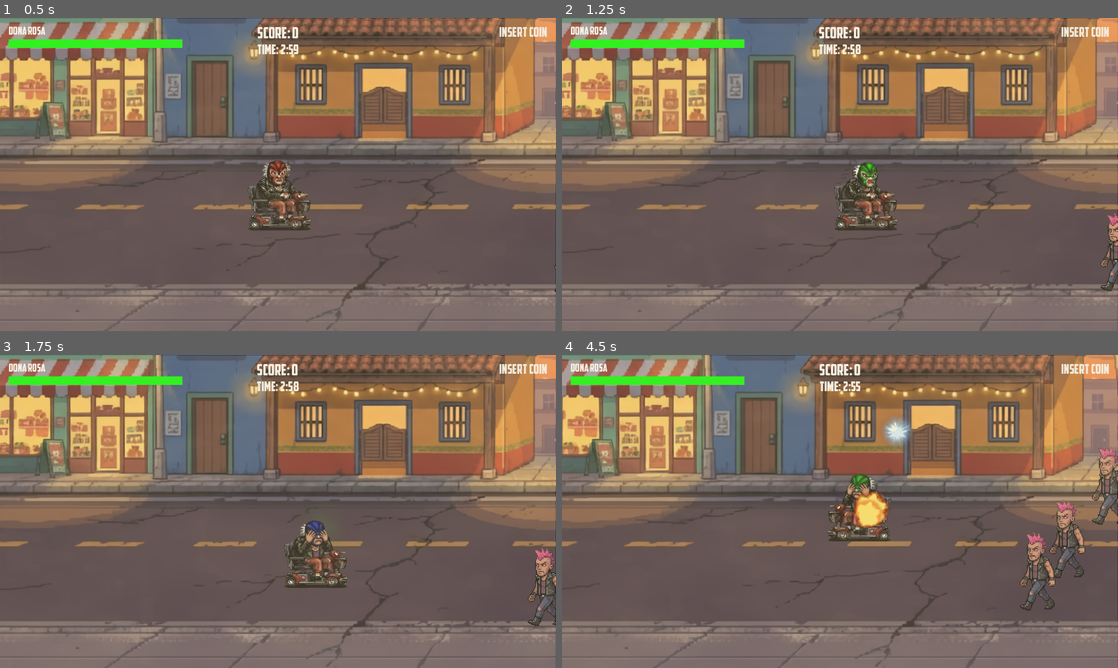
Above: before the commit, frames 1-4 (two rows, left to right).
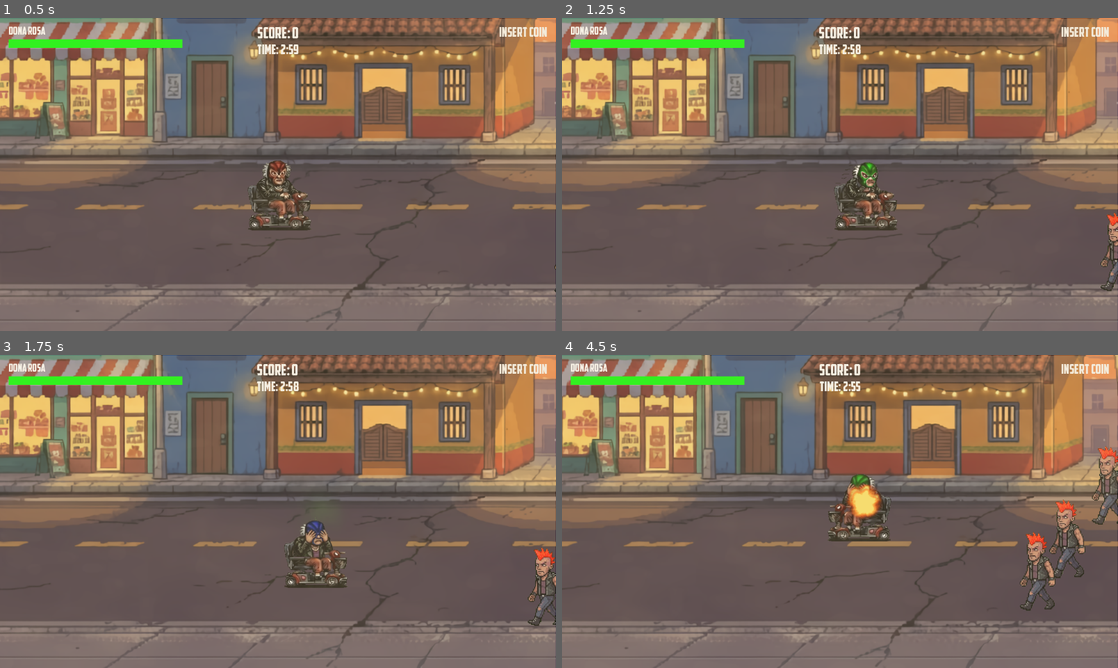
Above: after the commit, the same moments.

Repository: BIMInternational/GGJ2026
Game: Godot game, scene res://src/scenes/levels/level_01.tscn
The game is run twice, just before and just after one commit, with the same random seed, the same clock (stepped at 60 frames per second) and the same inputs. Sound files missing from this copy of the repository are replaced by a short silence.
Inputs (mouse positions are in pixels of both pictures, inside the frame that each line leads up to):
- Up to frame 1 (0.5 s): no input
- Up to frame 2 (1.25 s): tap Enter (ui_accept) at 0.5 s; move the mouse to (962, 158) at 0.52 s; hold D (move_right) from 0.53 s (still down); tap Q (attack) at 0.6 s; click (962, 158) at 0.67 s; tap Space (jump) at 0.77 s
- Up to frame 3 (1.75 s): move the mouse to (166, 527) at 1.27 s; release D (move_right) at 1.28 s; hold S (move_down) from 1.28 s (still down); tap E (action) at 1.35 s; tap Space (jump) at 1.52 s; tap Q (attack) at 1.55 s
- Up to frame 4 (4.5 s): move the mouse to (895, 442) at 2.02 s; release S (move_down) at 2.03 s; hold D (move_right) 2.03-2.78 s; tap Q (attack) at 2.1, 3.05, 3.8, 4.35 s; move the mouse to (812, 574) at 2.77 s; hold W (move_up) 2.78-3.53 s; tap Shift (dash) at 2.85 s; click (812, 574) at 2.92 s; tap Space (jump) at 3.02, 3.77 s; move the mouse to (1006, 558) at 3.52 s; hold A (move_left) from 3.53 s (still down); right-click (1006, 558) at 3.6 s; move the mouse to (673, 464) at 4.27 s

Frame 1 is identical in both runs. In frame 2, less than 0.1% of the frame differs, in the area x 98-100%, y 62-67%; in frame 3, less than 0.1%; in frame 4, 1.3%, in the area x 51-100%, y 19-63%.

Commit message:
💄 Add 5 punk hair colors

Diff:
--- a/ggj-2026/src/actors/Player/player.tscn
+++ b/ggj-2026/src/actors/Player/player.tscn
@@ -670,6 +670,7 @@
 [node name="Player" type="CharacterBody2D" unique_id=775830643]
 collision_mask = 4
 script = ExtResource("1_player")
+attack_offset = 100.0
 
 [node name="HealthComponent" type="Node" parent="." unique_id=1597723280]
 script = ExtResource("7_health")
--- /dev/null
+++ b/ggj-2026/src/actors/enemies/components/punk-hairs.tscn
@@ -0,0 +1,34 @@
+[gd_scene format=3 uid="uid://voyl5yshrhi1"]
+
+[ext_resource type="Texture2D" uid="uid://ri1d1igo52l8" path="res://assets/sprites/punk-hair-red.png" id="1_rh1yg"]
+[ext_resource type="Texture2D" uid="uid://jwhf7nrhniv0" path="res://assets/sprites/punk-hair-blue.png" id="2_2h1pa"]
+[ext_resource type="Texture2D" uid="uid://vpdj7hwyodqm" path="res://assets/sprites/punk-hair-green.png" id="3_mi2uy"]
+[ext_resource type="Texture2D" uid="uid://n0fc66ebsydc" path="res://assets/sprites/punk-hair-white.png" id="4_1v7ld"]
+[ext_resource type="Texture2D" uid="uid://dcqj8qkgdcvnh" path="res://assets/sprites/punk-hair-yellow.png" id="5_bj1dd"]
+
+[node name="PunkHairs" type="Node2D" unique_id=1152432985]
+z_index = 1
+
+[node name="Red" type="Sprite2D" parent="." unique_id=1838284174]
+scale = Vector2(0.7, 0.7)
+texture = ExtResource("1_rh1yg")
+
+[node name="Blue" type="Sprite2D" parent="." unique_id=1065858523]
+visible = false
+scale = Vector2(0.7, 0.7)
+texture = ExtResource("2_2h1pa")
+
+[node name="Green" type="Sprite2D" parent="." unique_id=1833738534]
+visible = false
+scale = Vector2(0.7, 0.7)
+texture = ExtResource("3_mi2uy")
+
+[node name="White" type="Sprite2D" parent="." unique_id=2063902201]
+visible = false
+scale = Vector2(0.7, 0.7)
+texture = ExtResource("4_1v7ld")
+
+[node name="Yellow" type="Sprite2D" parent="." unique_id=1553581220]
+visible = false
+scale = Vector2(0.7, 0.7)
+texture = ExtResource("5_bj1dd")
--- a/ggj-2026/src/actors/enemies/enemy_base.gd
+++ b/ggj-2026/src/actors/enemies/enemy_base.gd
@@ -19,13 +19,14 @@
 @onready var health_component: HealthComponent = $HealthComponent
 @onready var state_machine: StateMachine = $StateMachine
 @onready var sprite: Sprite2D = get_node_or_null("Sprite2D")
+@onready var hair: Sprite2D = get_node_or_null("PunkHairs/Red")
 @onready var attack_hitbox: Area2D = $AttackHitbox
 
 # === STATE ===
 var target: Node2D = null
 var _knockback_velocity: Vector2 = Vector2.ZERO
 var _attack_cooldown_timer: float = 0.0
-
+var _is_attacking: bool = false
 
 func _ready() -> void:
 	add_to_group("enemies")
@@ -62,6 +63,8 @@
 	# Orienter le sprite selon la direction (seulement si mouvement volontaire, pas knockback)
 	if movement_direction != 0:
 		sprite.flip_h = movement_direction < 0
+		hair.flip_h = movement_direction < 0
+		hair.offset = get_hair_offset()
 
 	_update_hitbox_position()
 
@@ -109,9 +112,22 @@
 
 func _on_died() -> void:
 	GameManager.score += score_value
-	died.emit(self)
+	died.emit(self )
 	queue_free()
 
 
 func get_facing_direction() -> Vector2:
 	return Vector2(-1, 0) if sprite.flip_h else Vector2(1, 0)
+
+
+func get_hair_offset() -> Vector2:
+	if _is_attacking:
+		if sprite.flip_h:
+			return Vector2(40, 0)
+		else:
+			return Vector2(-20, 0)
+	else:
+		if sprite.flip_h:
+			return Vector2(23, 0)
+		else:
+			return Vector2(0, 0)
--- a/ggj-2026/src/actors/enemies/enemy_base.tscn
+++ b/ggj-2026/src/actors/enemies/enemy_base.tscn
@@ -4,6 +4,7 @@
 [ext_resource type="Script" uid="uid://cc45vge2xbv2a" path="res://src/scripts/health_component.gd" id="2_health"]
 [ext_resource type="Texture2D" uid="uid://co683j56ipyxb" path="res://assets/sprites/punk.png" id="2_k1ru1"]
 [ext_resource type="Script" uid="uid://bs6471secjsn" path="res://src/scripts/state_machine.gd" id="3_sm"]
+[ext_resource type="PackedScene" uid="uid://voyl5yshrhi1" path="res://src/actors/enemies/components/punk-hairs.tscn" id="3_vo0du"]
 [ext_resource type="Script" uid="uid://dj63b1mquoys3" path="res://src/actors/enemies/states/enemy_idle.gd" id="4_idle"]
 [ext_resource type="Script" uid="uid://cywm0e4wtknag" path="res://src/actors/enemies/states/enemy_chase.gd" id="5_chase"]
 [ext_resource type="Script" uid="uid://bpej04ywkfsmn" path="res://src/actors/enemies/states/enemy_hurt.gd" id="6_hurt"]
@@ -32,6 +33,9 @@
 texture = ExtResource("2_k1ru1")
 hframes = 2
 region_rect = Rect2(24.626266, 126.51555, 276.42212, 530.48444)
+
+[node name="PunkHairs" parent="." unique_id=1334420857 instance=ExtResource("3_vo0du")]
+position = Vector2(-8, -140)
 
 [node name="CollisionShape2D" type="CollisionShape2D" parent="." unique_id=397215438]
 position = Vector2(-17, 9)
@@ -67,3 +71,5 @@
 shape = SubResource("RectangleShape2D_frm3g")
 
 [connection signal="hit_landed" from="AttackHitbox" to="." method="_on_attack_hit_landed"]
+
+[editable path="PunkHairs"]
--- a/ggj-2026/src/actors/enemies/states/enemy_attack.gd
+++ b/ggj-2026/src/actors/enemies/states/enemy_attack.gd
@@ -3,8 +3,8 @@
 
 ## État d'attaque - l'ennemi attaque le joueur
 
-@export var attack_duration: float = 0.5  # Durée de l'animation d'attaque
-@export var attack_frame_duration: float = 0.2  # Durée de la frame d'attaque
+@export var attack_duration: float = 0.5 # Durée de l'animation d'attaque
+@export var attack_frame_duration: float = 0.2 # Durée de la frame d'attaque
 @export var attack_damage: int = 10
 
 var _enemy: EnemyBase
@@ -15,26 +15,32 @@
 
 func enter() -> void:
 	_enemy = get_parent().get_parent() as EnemyBase
+
 	_enemy.velocity = Vector2.ZERO
 	_timer = attack_duration
 	_frame_timer = attack_frame_duration
 	_has_hit = false
+	_enemy._is_attacking = true
 
 	# Changer vers la frame d'attaque (frame 1)
 	if _enemy.sprite:
 		_enemy.sprite.frame = 1
+		_enemy.hair.offset = _enemy.get_hair_offset()
 
 	# Activer la hitbox d'attaque
 	_enemy.enable_attack_hitbox(true)
 
 
 func exit() -> void:
+	_enemy._is_attacking = false
+
 	# Désactiver la hitbox
 	_enemy.enable_attack_hitbox(false)
 
 	# Remettre la frame par défaut (frame 0)
 	if _enemy.sprite:
 		_enemy.sprite.frame = 0
+		_enemy.hair.offset = _enemy.get_hair_offset()
 
 	# Démarrer le cooldown d'attaque
 	_enemy.start_attack_cooldown()
@@ -50,7 +56,7 @@
 
 	if _timer <= 0:
 		# Attaque terminée, retourner en Chase
-		transition_requested.emit(self, "Chase")
+		transition_requested.emit(self , "Chase")
 
 
 ## Appelé quand la hitbox touche quelque chose
Binary file added: ggj-2026/assets/sprites/punk-hair-blue.png
Not shown, added: ggj-2026/assets/sprites/punk-hair-blue.png.import
Binary file added: ggj-2026/assets/sprites/punk-hair-green.png
Not shown, added: ggj-2026/assets/sprites/punk-hair-green.png.import
Binary file added: ggj-2026/assets/sprites/punk-hair-original.png
Not shown, added: ggj-2026/assets/sprites/punk-hair-original.png.import
Binary file added: ggj-2026/assets/sprites/punk-hair-red.png
Not shown, added: ggj-2026/assets/sprites/punk-hair-red.png.import
Binary file added: ggj-2026/assets/sprites/punk-hair-white.png
Not shown, added: ggj-2026/assets/sprites/punk-hair-white.png.import
Binary file added: ggj-2026/assets/sprites/punk-hair-yellow.png
Not shown, added: ggj-2026/assets/sprites/punk-hair-yellow.png.import
